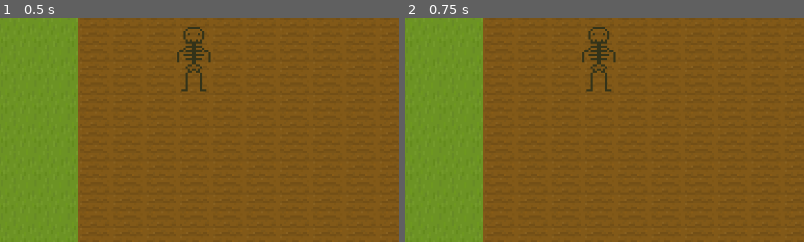
Above: before the commit, frames 1-2 (left to right).
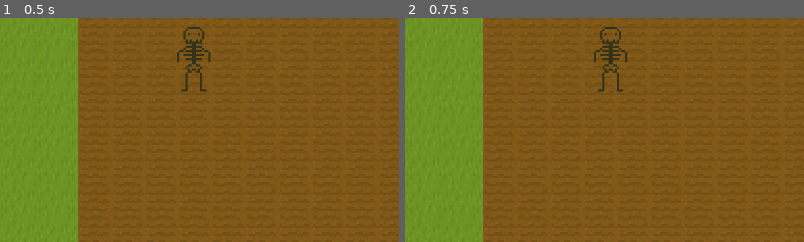
Above: after the commit, the same moments.

Repository: sjhayden/Super-Simple-Spooky-Seed-Simulator
Game: Godot game, scene res://Scenes/world.tscn
Two runs of this game, one before a commit and one after it. Both use one fixed random seed, a clock stepped at 60 frames per second and the inputs below. Before the commit the project has no main scene; this scene is started directly in both runs.
Inputs:
- Up to frame 1 (0.5 s): no input
- Up to frame 2 (0.75 s): tap Enter at 0.5 s; hold Right (right, bound only after the commit) from 0.53 s (still down); tap K (attack, bound only after the commit) at 0.6 s
The pictures show only the part of the screen within x 19-69%, y 0-50%; the shares and areas given below are measured in that part.

Frame 1 is identical in both runs. In frame 2, 1.1% of the frame differs, in the area x 44-56%, y 4-34%.

Commit message:
Work on Player Script
I made the player at least moveable and started trying to work out the attack function a bit

Diff:
--- a/super-simple-spooky-seed-simulator/Scenes/player.tscn
+++ b/super-simple-spooky-seed-simulator/Scenes/player.tscn
@@ -1,11 +1,31 @@
-[gd_scene load_steps=6 format=3 uid="uid://dtncctudm55t6"]
+[gd_scene load_steps=13 format=3 uid="uid://dtncctudm55t6"]
 
 [ext_resource type="Script" uid="uid://dhgjb5k15rqjk" path="res://Scripts/player.gd" id="1_v0iea"]
 [ext_resource type="Texture2D" uid="uid://b5frltrdkrhpu" path="res://Assets/Characters.png" id="2_cvnsp"]
 
-[sub_resource type="CapsuleShape2D" id="CapsuleShape2D_6t5aa"]
-radius = 8.0
-height = 32.0
+[sub_resource type="AtlasTexture" id="AtlasTexture_cvnsp"]
+atlas = ExtResource("2_cvnsp")
+region = Rect2(48, 0, 16, 32)
+
+[sub_resource type="AtlasTexture" id="AtlasTexture_6t5aa"]
+atlas = ExtResource("2_cvnsp")
+region = Rect2(32, 0, 16, 32)
+
+[sub_resource type="AtlasTexture" id="AtlasTexture_fkybt"]
+atlas = ExtResource("2_cvnsp")
+region = Rect2(16, 0, 16, 32)
+
+[sub_resource type="AtlasTexture" id="AtlasTexture_x3wgy"]
+atlas = ExtResource("2_cvnsp")
+region = Rect2(16, 0, 16, 32)
+
+[sub_resource type="AtlasTexture" id="AtlasTexture_3smsa"]
+atlas = ExtResource("2_cvnsp")
+region = Rect2(32, 0, 16, 32)
+
+[sub_resource type="AtlasTexture" id="AtlasTexture_8erm5"]
+atlas = ExtResource("2_cvnsp")
+region = Rect2(48, 0, 16, 32)
 
 [sub_resource type="AtlasTexture" id="AtlasTexture_vgqql"]
 atlas = ExtResource("2_cvnsp")
@@ -15,6 +35,44 @@
 animations = [{
 "frames": [{
 "duration": 1.0,
+"texture": SubResource("AtlasTexture_cvnsp")
+}, {
+"duration": 1.0,
+"texture": SubResource("AtlasTexture_6t5aa")
+}, {
+"duration": 1.0,
+"texture": SubResource("AtlasTexture_fkybt")
+}],
+"loop": true,
+"name": &"attack_down",
+"speed": 8.0
+}, {
+"frames": [],
+"loop": false,
+"name": &"attack_left",
+"speed": 8.0
+}, {
+"frames": [],
+"loop": false,
+"name": &"attack_right",
+"speed": 8.0
+}, {
+"frames": [{
+"duration": 1.0,
+"texture": SubResource("AtlasTexture_x3wgy")
+}, {
+"duration": 1.0,
+"texture": SubResource("AtlasTexture_3smsa")
+}, {
+"duration": 1.0,
+"texture": SubResource("AtlasTexture_8erm5")
+}],
+"loop": false,
+"name": &"attack_up",
+"speed": 8.0
+}, {
+"frames": [{
+"duration": 1.0,
 "texture": SubResource("AtlasTexture_vgqql")
 }],
 "loop": true,
@@ -22,13 +80,28 @@
 "speed": 5.0
 }]
 
+[sub_resource type="CapsuleShape2D" id="CapsuleShape2D_6t5aa"]
+radius = 8.0
+height = 32.0
+
+[sub_resource type="RectangleShape2D" id="RectangleShape2D_cvnsp"]
+size = Vector2(12.5, 14)
+
 [node name="Player" type="CharacterBody2D"]
 script = ExtResource("1_v0iea")
+
+[node name="AnimatedSprite2D" type="AnimatedSprite2D" parent="."]
+position = Vector2(0, -16)
+sprite_frames = SubResource("SpriteFrames_fkybt")
 
 [node name="CollisionShape2D" type="CollisionShape2D" parent="."]
 position = Vector2(0, -16)
 shape = SubResource("CapsuleShape2D_6t5aa")
 
-[node name="AnimatedSprite2D" type="AnimatedSprite2D" parent="."]
-position = Vector2(0, -16)
-sprite_frames = SubResource("SpriteFrames_fkybt")
+[node name="AttackPivot" type="Node2D" parent="."]
+
+[node name="SwordHit" type="Area2D" parent="AttackPivot"]
+
+[node name="Hitbox" type="CollisionShape2D" parent="AttackPivot/SwordHit"]
+position = Vector2(14, -16)
+shape = SubResource("RectangleShape2D_cvnsp")
--- a/super-simple-spooky-seed-simulator/Scripts/player.gd
+++ b/super-simple-spooky-seed-simulator/Scripts/player.gd
@@ -1 +1,64 @@
 extends CharacterBody2D
+
+const SPEED = 200.0
+var last_direction = Vector2(0, 1)  # Downwards
+var is_attacking = false
+
+@onready var anim = $AnimatedSprite2D
+@onready var animation_player = $AnimationPlayer
+@onready var attack_pivot = $AttackPivot
+@onready var hitbox_collision = $AttackPivot/SwordHit/HitBox
+
+func _ready():
+	# Connect the signal for when the attack animation finishes
+	anim.animation_finished.connect(_on_animated_sprite_2d_animation_finished)
+
+func _physics_process(_delta: float) -> void:
+	var direction = Input.get_vector("left", "right", "up", "down")
+
+	if is_attacking:
+		velocity = Vector2.ZERO
+	else:
+		last_direction = direction
+		velocity = direction * SPEED
+
+	move_and_slide()
+	update_animations()
+
+	if Input.is_action_just_pressed("attack") and not is_attacking:
+		perform_attack()
+
+
+func update_animations():
+	if not is_attacking:
+		anim.play("default")
+
+
+func perform_attack():
+	is_attacking = true
+	var animation_name = ""
+
+	# Determine animation and hitbox offset based on the primary direction
+	if abs(last_direction.x) > abs(last_direction.y):
+		if last_direction.x > 0: # Right
+			attack_pivot.position = Vector2(20, 0)
+			animation_name = "attack_right"
+		else: # Left
+			attack_pivot.position = Vector2(-20, 0)
+			animation_name = "attack_left"
+	else:
+		if last_direction.y > 0: # Down
+			attack_pivot.position = Vector2(0, 20)
+			animation_name = "attack_down"
+		else: # Up
+			attack_pivot.position = Vector2(0, -20)
+			animation_name = "attack_up"
+
+	anim.play(animation_name)
+
+
+func _on_animated_sprite_2d_animation_finished():
+	# Check if the finished animation was an attack
+	if anim.animation.begins_with("attack"):
+		is_attacking = false
+		update_animations()
--- a/super-simple-spooky-seed-simulator/project.godot
+++ b/super-simple-spooky-seed-simulator/project.godot
@@ -11,6 +11,7 @@
 [application]
 
 config/name="Super Simple Spooky Seed Simulator"
+run/main_scene="uid://dp2jr4yn6hvgi"
 config/features=PackedStringArray("4.5", "Forward Plus")
 config/icon="res://icon.svg"
 
@@ -18,6 +19,50 @@
 
 project/assembly_name="Super Simple Spooky Seed Simulator"
 
+[input]
+
+ui_up={
+"deadzone": 0.5,
+"events": [Object(InputEventKey,"resource_local_to_scene":false,"resource_name":"","device":0,"window_id":0,"alt_pressed":false,"shift_pressed":false,"ctrl_pressed":false,"meta_pressed":false,"pressed":false,"keycode":4194320,"physical_keycode":0,"key_label":0,"unicode":0,"location":0,"echo":false,"script":null)
+, Object(InputEventJoypadButton,"resource_local_to_scene":false,"resource_name":"","device":0,"button_index":11,"pressure":0.0,"pressed":false,"script":null)
+, Object(InputEventJoypadMotion,"resource_local_to_scene":false,"resource_name":"","device":0,"axis":1,"axis_value":-1.0,"script":null)
+]
+}
+up={
+"deadzone": 0.2,
+"events": [Object(InputEventKey,"resource_local_to_scene":false,"resource_name":"","device":0,"window_id":0,"alt_pressed":false,"shift_pressed":false,"ctrl_pressed":false,"meta_pressed":false,"pressed":false,"keycode":0,"physical_keycode":4194320,"key_label":0,"unicode":0,"location":0,"echo":false,"script":null)
+, Object(InputEventKey,"resource_local_to_scene":false,"resource_name":"","device":-1,"window_id":0,"alt_pressed":false,"shift_pressed":false,"ctrl_pressed":false,"meta_pressed":false,"pressed":false,"keycode":0,"physical_keycode":87,"key_label":0,"unicode":119,"location":0,"echo":false,"script":null)
+]
+}
+down={
+"deadzone": 0.2,
+"events": [Object(InputEventKey,"resource_local_to_scene":false,"resource_name":"","device":-1,"window_id":0,"alt_pressed":false,"shift_pressed":false,"ctrl_pressed":false,"meta_pressed":false,"pressed":false,"keycode":0,"physical_keycode":4194322,"key_label":0,"unicode":0,"location":0,"echo":false,"script":null)
+, Object(InputEventKey,"resource_local_to_scene":false,"resource_name":"","device":-1,"window_id":0,"alt_pressed":false,"shift_pressed":false,"ctrl_pressed":false,"meta_pressed":false,"pressed":false,"keycode":0,"physical_keycode":83,"key_label":0,"unicode":115,"location":0,"echo":false,"script":null)
+]
+}
+left={
+"deadzone": 0.2,
+"events": [Object(InputEventKey,"resource_local_to_scene":false,"resource_name":"","device":-1,"window_id":0,"alt_pressed":false,"shift_pressed":false,"ctrl_pressed":false,"meta_pressed":false,"pressed":false,"keycode":0,"physical_keycode":4194319,"key_label":0,"unicode":0,"location":0,"echo":false,"script":null)
+, Object(InputEventKey,"resource_local_to_scene":false,"resource_name":"","device":-1,"window_id":0,"alt_pressed":false,"shift_pressed":false,"ctrl_pressed":false,"meta_pressed":false,"pressed":false,"keycode":0,"physical_keycode":65,"key_label":0,"unicode":97,"location":0,"echo":false,"script":null)
+]
+}
+right={
+"deadzone": 0.2,
+"events": [Object(InputEventKey,"resource_local_to_scene":false,"resource_name":"","device":-1,"window_id":0,"alt_pressed":false,"shift_pressed":false,"ctrl_pressed":false,"meta_pressed":false,"pressed":false,"keycode":0,"physical_keycode":4194321,"key_label":0,"unicode":0,"location":0,"echo":false,"script":null)
+, Object(InputEventKey,"resource_local_to_scene":false,"resource_name":"","device":-1,"window_id":0,"alt_pressed":false,"shift_pressed":false,"ctrl_pressed":false,"meta_pressed":false,"pressed":false,"keycode":0,"physical_keycode":68,"key_label":0,"unicode":100,"location":0,"echo":false,"script":null)
+]
+}
+plant_harvest={
+"deadzone": 0.2,
+"events": [Object(InputEventKey,"resource_local_to_scene":false,"resource_name":"","device":-1,"window_id":0,"alt_pressed":false,"shift_pressed":false,"ctrl_pressed":false,"meta_pressed":false,"pressed":false,"keycode":0,"physical_keycode":74,"key_label":0,"unicode":106,"location":0,"echo":false,"script":null)
+]
+}
+attack={
+"deadzone": 0.2,
+"events": [Object(InputEventKey,"resource_local_to_scene":false,"resource_name":"","device":-1,"window_id":0,"alt_pressed":false,"shift_pressed":false,"ctrl_pressed":false,"meta_pressed":false,"pressed":false,"keycode":0,"physical_keycode":75,"key_label":0,"unicode":107,"location":0,"echo":false,"script":null)
+]
+}
+
 [rendering]
 
 textures/canvas_textures/default_texture_filter=0
